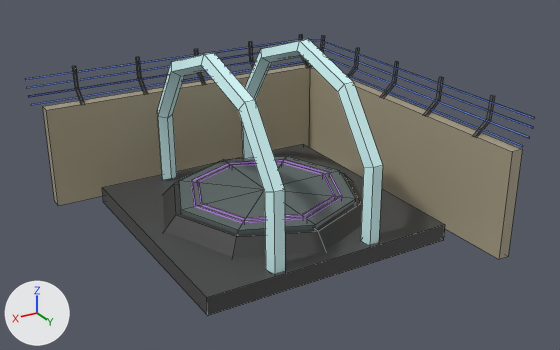
What one commit did to the FBX model Assets/Models/Crossing/Crossing_Buildings/Individual_Buildings/Maintenance_Yard_01.fbx.
The view is the same before and after, from a 50 mm camera at (-0.58, 0.739, 0.244) aimed at (-0.824, 0.332, 0.04). The axes (+X, +Y, +Z) are drawn at lower left. The lights are the same throughout. Mesh edges are drawn as thin lines. Where no turn or scale is listed for an object, it has been applied to the vertices.

In view in the first picture: 'Maintenance_Yard_01'.
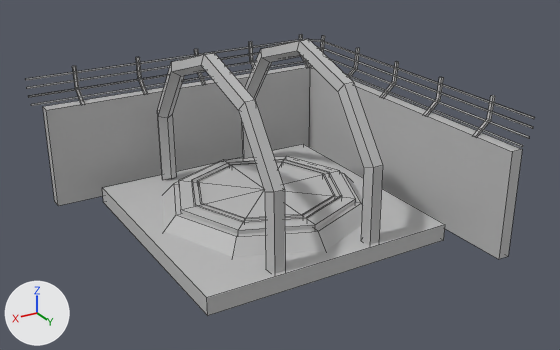
The change, as a diff of the scene's bpy script:
```diff
--- a/Assets/Models/Crossing/Crossing_Buildings/Individual_Buildings/Maintenance_Yard_01.fbx.py
+++ b/Assets/Models/Crossing/Crossing_Buildings/Individual_Buildings/Maintenance_Yard_01.fbx.py
@@ mat_environment_02 @@
+mat_environment_02 = principled_material('Environment_02')
+mat_environment_02.base_color = (0.5, 0.5, 0.5)  # grey #bcbcbc
@@ me_mesh @@
 me_mesh.from_pydata(...)  # 404 vertices, 279 faces; spans x -0.121..0.121, y -0.121..0.121, z -0.064..0.064
 # used by ob_maintenance_yard_01; location = (-0.8179, 0.3185, 0.0614)
+# me_mesh part 1: all 144 faces that had it switch from mat_light_illuminate (picture img_lights_jpg) to mat_environment_02 (grey #bcbcbc)
+# me_mesh part 2: all 135 faces that had it switch from mat_flatcolorbase (picture img_plaza_01_diffuse_jpg) to mat_environment_02 (grey #bcbcbc)
```

Location of each change, (x1, y1, x2, y2) in pixels of the pictures (560 x 350 px):
part 1 of me_mesh, recoloured (white to grey)
    both: (26, 39, 535, 274)
part 2 of me_mesh, recoloured
    both: (43, 34, 522, 316)
